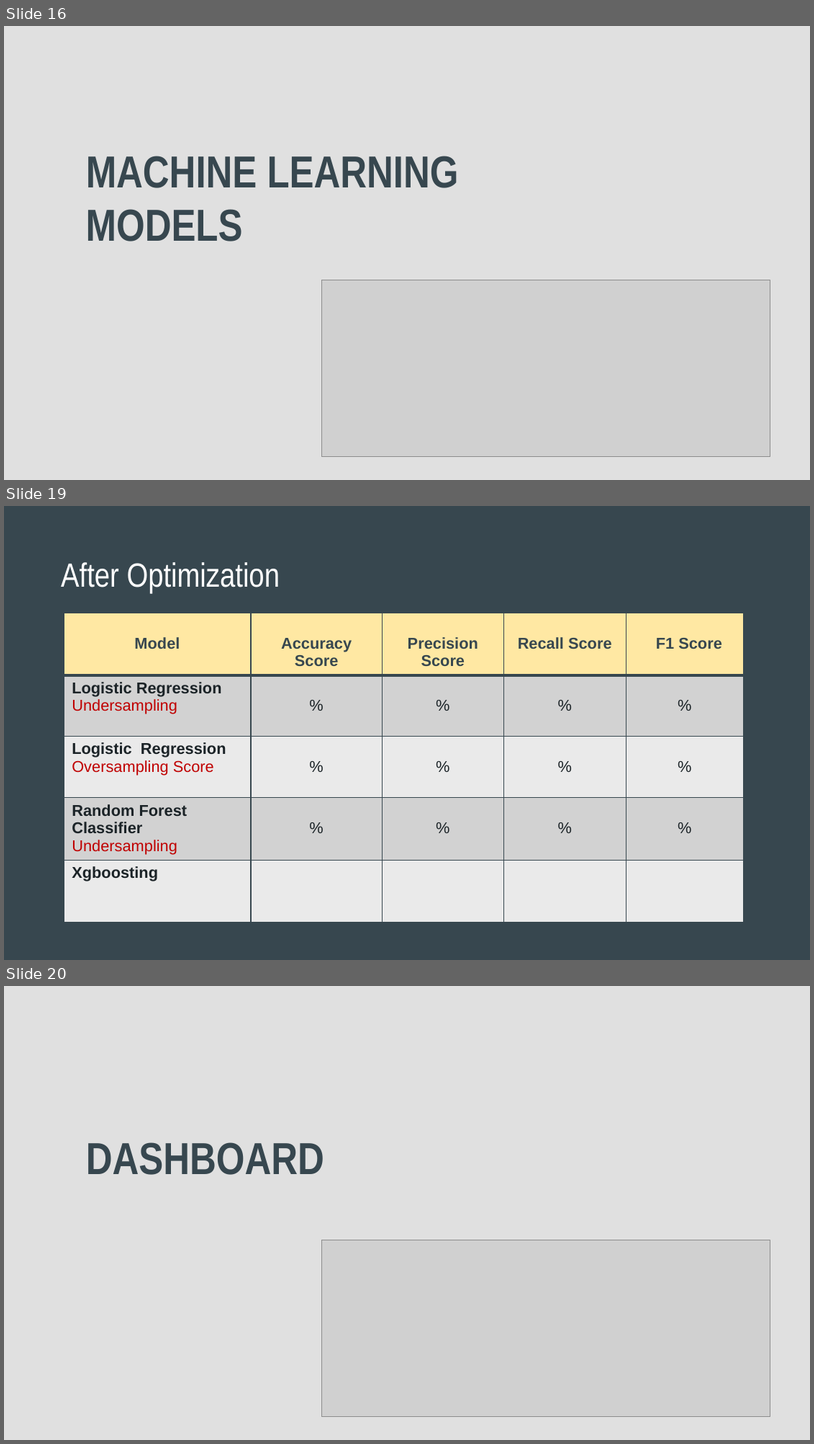
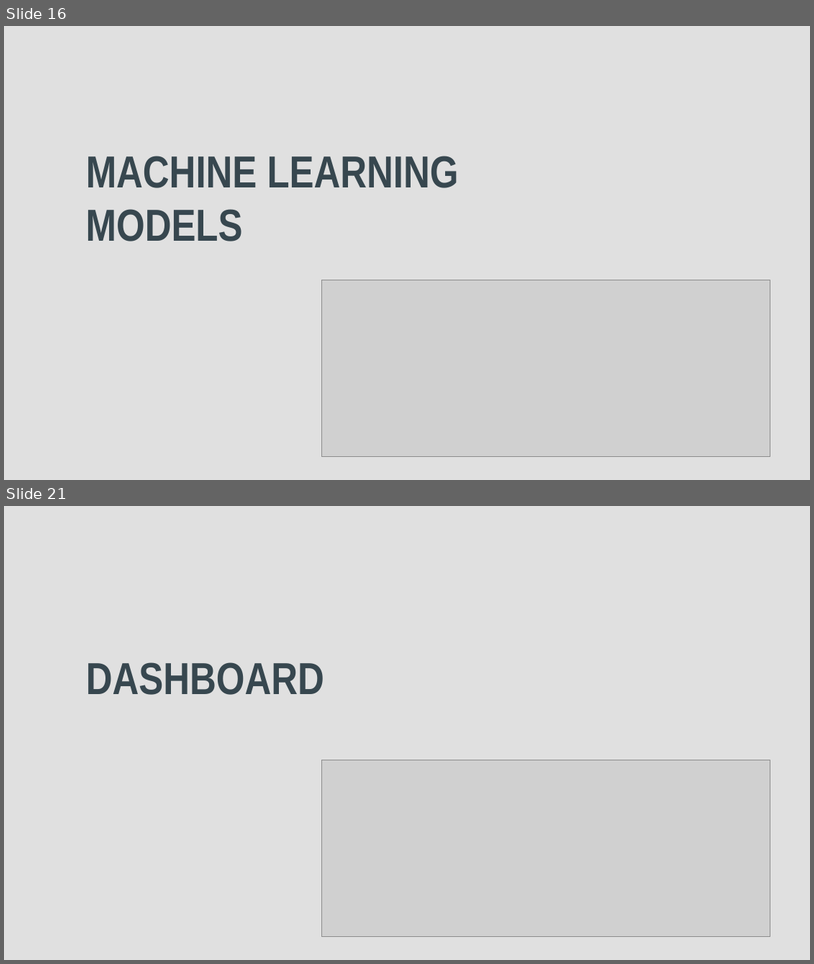
Before and after one commit to apombo90/Predicting_Heart_Disease, a slide deck: Final Project - Group 7.pptx. Shown one above the other, each under a label of ours: slides 16, 19 and 20 before the commit, slides 16 and 21 after it; the slides between them are not shown. The pictures are 814x1444 and 814x964 pixels, drawn with LibreOffice and Linux fonts; fonts in the diff are those of the drawing; grey boxes stand for pictures. Boxes give left, top, right and bottom in pixels: in the first picture for what was removed or moved away, otherwise in the second. Text is boxed around its words. In the diff, an @@ line names an element or a change of style, - is before the commit and + after.

```diff
--- a/Final Project - Group 7.pptx
+++ b/Final Project - Group 7.pptx
@@ slide 19 removed at box(4, 506, 810, 960), background #37474F @@
@@ title removed at box(61, 562, 280, 593) @@
-After Optimization
@@ table removed at box(64, 613, 744, 932), 5 rows, 5 columns @@
-Model | Accuracy Score | Precision Score | Recall Score | F1 Score
-Logistic Regression Undersampling | % | % | % | %
-Logistic Regression Oversampling Score | % | % | % | %
-Random Forest Classifier Undersampling | % | % | % | %
-Xgboosting |  |  |  | 
@@ what was slide 20 is now slide 21 @@
```
Also in this commit, not shown: 11 slides changed, 3 slides added, 2 other slides removed, 1 other file.
